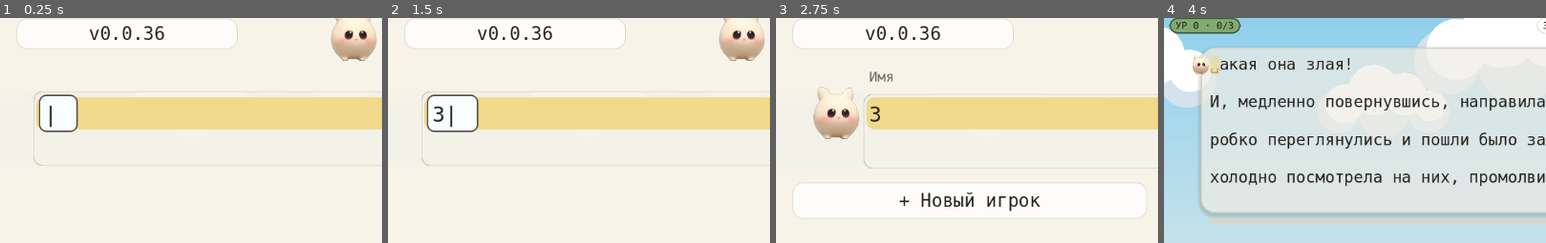
Above: before the commit, frames 1-4 (left to right).
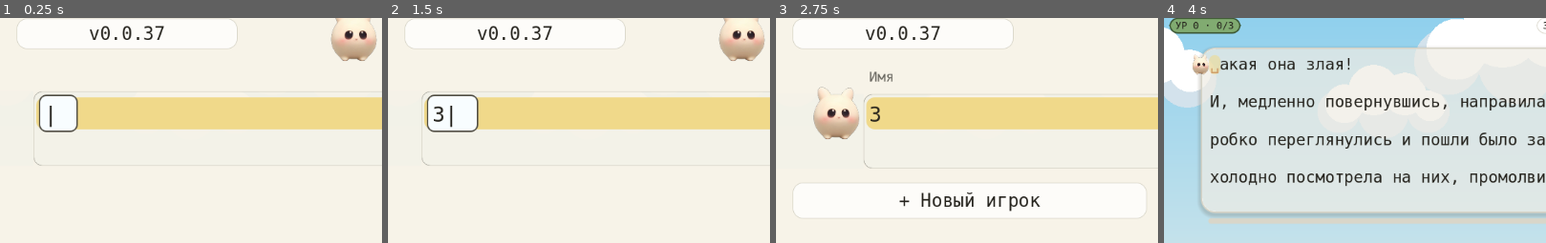
Above: after the commit, the same moments.

Repository: NikitaShubin/ModernBabyType
Game: Godot game, scene res://scenes/main.tscn
Same seed, same stepped clock (60 frames per second), same inputs: the game is played once before the commit and once after it.
Inputs (mouse positions are % of the whole screen's width and height, from its top left):
- Up to frame 1 (0.25 s): no input
- Up to frame 2 (1.5 s): tap Enter at 0.5 s; move the mouse to (72, 45) at 0.52 s; hold Right 0.53-1.25 s; tap Shift at 0.6 s; click (72, 45) at 0.67 s; tap Space at 0.77, 1.25 s; drag from (30, 55) to (45, 70) at 1.27 s
- Up to frame 3 (2.75 s): move the mouse to (60, 28) at 2.02 s; hold Right from 2.03 s (still down); tap Enter at 2.1 s
- Up to frame 4 (4 s): release Right at 2.75 s; tap Enter at 2.75 s; drag from (45, 70) to (20, 35) at 2.77 s; tap Space at 3.5, 3.77 s; move the mouse to (80, 65) at 3.52 s; hold Left from 3.53 s (still down); tap N at 3.6 s
The pictures show only the part of the screen within x 0-50%, y 1-51%; the shares and areas given below are measured in that part.

The runs differ from the first frame. In frame 1, 0.1% of the frame differs, in the area x 40-43%, y 3-10%; in frame 2, 0.1%; in frame 3, 0.1%; in frame 4, nothing differs.

Commit message:
Телефонный пол кегля текста 16dp: в альбоме доска съедала пол-экрана и k ронял 36k до ~32px (~4x мельче портрета)

Diff:
--- a/game/project.godot
+++ b/game/project.godot
@@ -9,7 +9,7 @@
 
 config/name="ModernBabyType"
 config/description="Игра для обучения детей слепой печати: герой убегает от врага, поедая буквы."
-config/version="0.0.36"
+config/version="0.0.37"
 run/main_scene="res://scenes/main.tscn"
 config/features=PackedStringArray("4.3", "GL Compatibility")
 config/icon="res://icon.png"
--- a/game/scripts/main.gd
+++ b/game/scripts/main.gd
@@ -629,9 +629,19 @@
 ## (ёмкость строки обратно пропорциональна кеглю), поэтому масштаб берём
 ## корнем: комната ~ кегль². Один шаг, без итераций и без раскачки.
 ## Границы: не уже ~15 знаков в строке (иначе буквы толкуются), не
-## крупнее 72k и никогда не меньше прежних 36k.
+## крупнее 72k и никогда не меньше прежних 36k. На телефоне — ещё и
+## dp-пол (автор 18.10.2026: кегль текста в альбоме и портрете сильно
+## разнился: доска съедает пол-экрана высоты, и k в альбоме падает до
+## ~0.9 — база 36k давала ~32px против ~70-133px в портрете). Пол в
+## dp (не в k): k меряет от остатка высоты, а плотность не трогает.
+## Мягкий 16dp: строк, не влезающих в карточку, немного и они уходят
+## в уже существующий скролл; портрет (где база и так выше пола) не
+## меняется вовсе.
+const TEXT_FLOOR_DP := 16.0
 func _text_font(chars: int) -> int:
 	var lo := maxi(1, int(36.0 * k))
+	if not Ui.is_desktop():
+		lo = maxi(lo, int(TEXT_FLOOR_DP * Ui.dpr()))
 	var hi := maxi(lo, int(72.0 * k))
 	var per_pt := 2.0 * float(mono.get_height(lo)) / float(lo)
 	var room := maxf(1.0, _text_free_h() - 40.0 * k)
--- a/game/tests/logic_test.gd
+++ b/game/tests/logic_test.gd
@@ -1276,6 +1276,23 @@
 			var fsm: int = _main.call("_bar_fs")
 			_check(fsm >= int(22.0 * float(d)),
 				"dpr %.2f %s: kegl keeps 22dp (%d)" % [d, side, fsm])
+			# Текстовая карточка тоже: кегль не ниже 16dp на телефоне
+			# (в альбоме k ронял 36k до ~32px при честной плотности 2+).
+			# Проверка на ДОЛГОМ тексте: тогда формула ложится на пол lo,
+			# и сдвиг пола виден; на короткой фикстуре натуральный кегль
+			# и без пола выше 16dp — проверка была слепой (проба).
+			var big_lines: Array[String] = []
+			var piece: String = "то-то-ра поро-бараб "
+			for i in 40:
+				big_lines.append(piece.repeat(6))
+			var saved_disp: Array = _main.display_lines
+			_main.display_lines = big_lines
+			_main._relayout()
+			var tfs: int = int(_main.font_size)
+			_check(tfs >= int(16.0 * float(d)),
+				"dpr %.2f %s: text kegl keeps the 16dp floor (%d)" % [d, side, tfs])
+			_main.display_lines = saved_disp
+			_main._relayout()
 			var prm: Rect2 = _main._players_rect
 			_check(prm.size.x >= 44.0 * float(d) - 0.5
 				and prm.size.y >= 44.0 * float(d) - 0.5,
Not shown, changed: AGENTS.md
